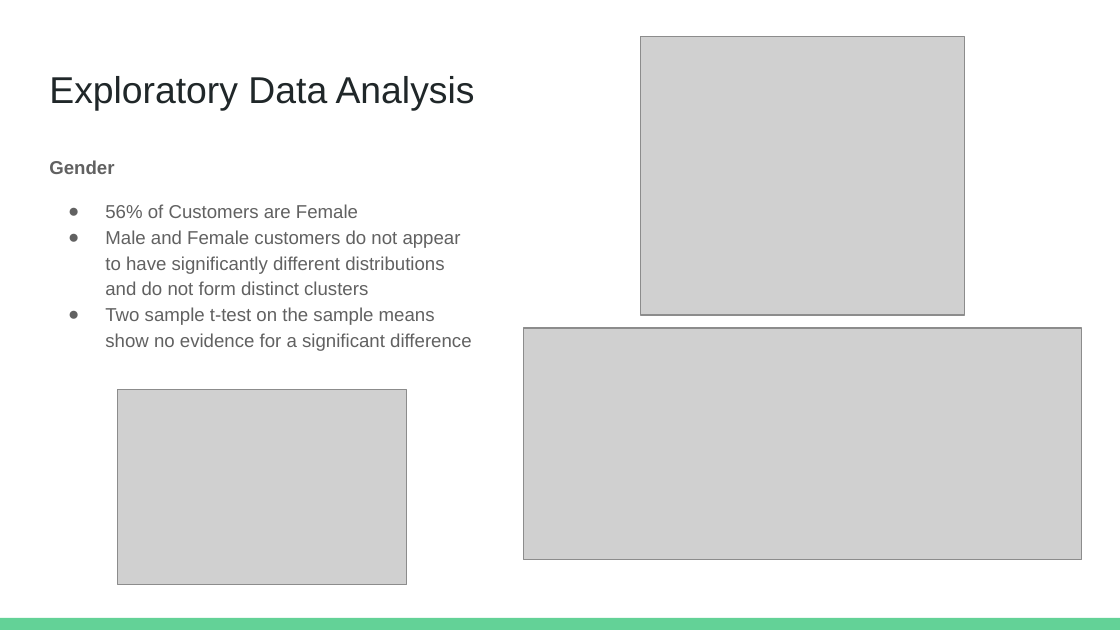
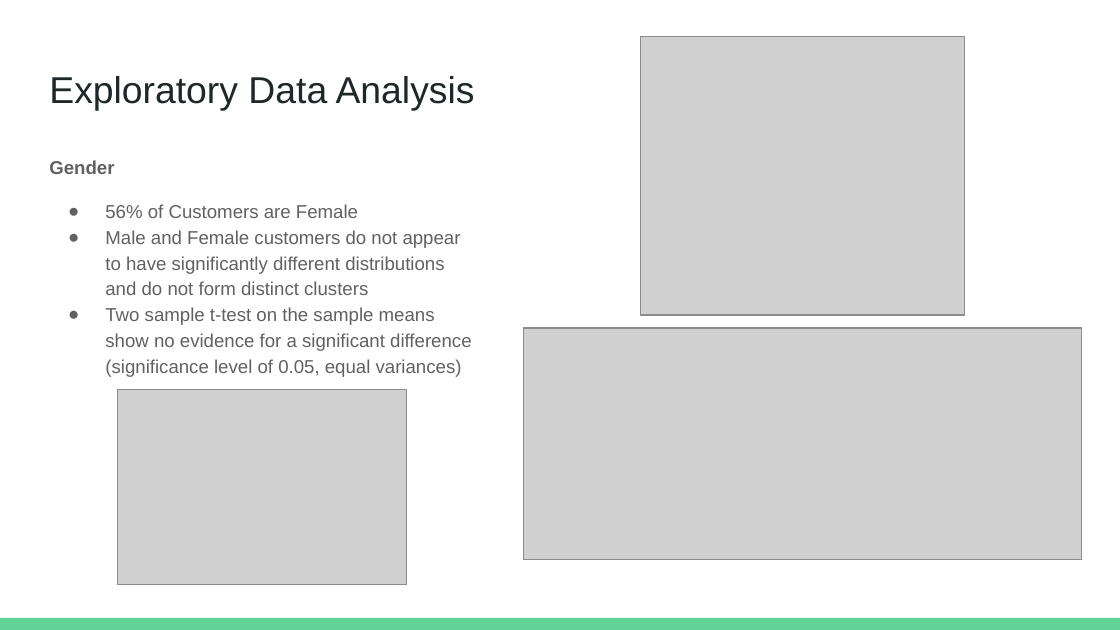
Before and after one commit to Tien-Cheng/AI-and-Machine-Learning--ST1511-, a slide deck: slide 5 of Assignment 2/unsupervised learning/Unsupervised Learning.pptx. Drawn at 1120x630 pixels with LibreOffice and Linux fonts; fonts in the diff are those of the drawing; grey boxes stand for pictures. Boxes give left, top, right and bottom in pixels: in the first picture for what was removed or moved away, otherwise in the second. Text is boxed around its words. In the diff, an @@ line names an element or a change of style, - is before the commit and + after.

```diff
--- a/Assignment 2/unsupervised learning/Unsupervised Learning.pptx
+++ b/Assignment 2/unsupervised learning/Unsupervised Learning.pptx
@@ text at [105,307,472,377]: text changed @@
-● Two sample t-test on the sample means show no evidence for a significant difference
+● Two sample t-test on the sample means show no evidence for a significant difference (significance level of 0.05, equal variances)
```
Also in this commit, not shown: 3 other slides changed, 6 other files.
